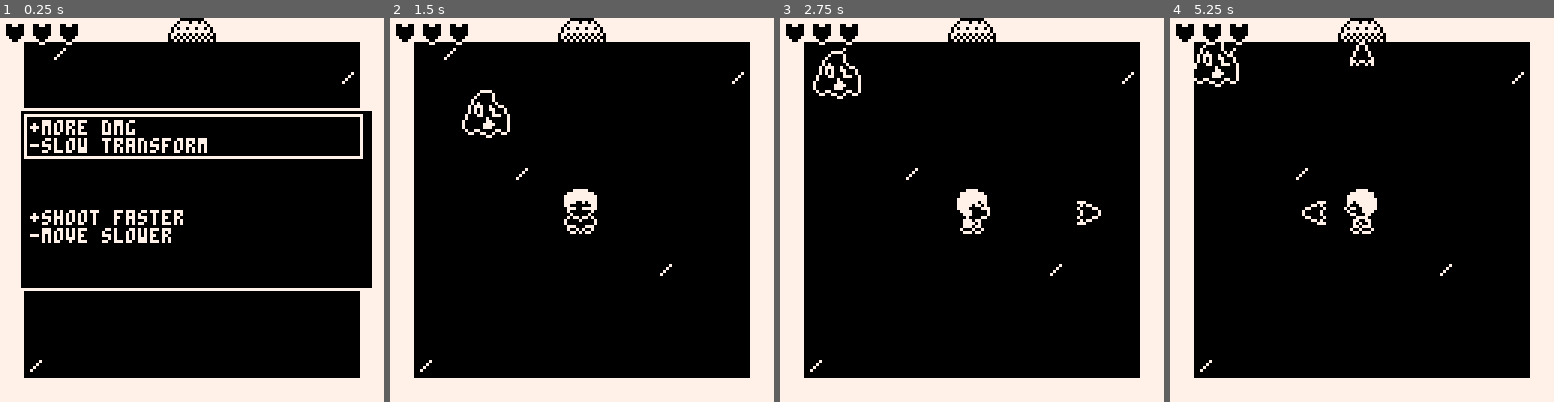
Above: before the commit, frames 1-4 (left to right).
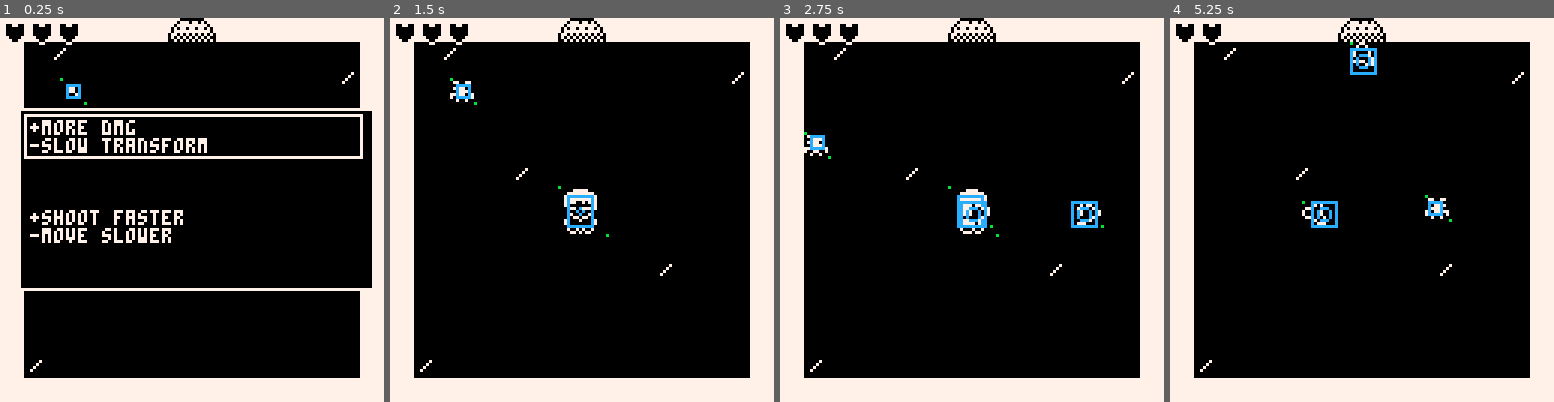
Above: after the commit, the same moments.

Repository: dresseswithpockets/bitjam3
Game: PICO-8 cartridge game.p8
Same seed, same stepped clock (60 frames per second), same inputs: the game is played once before the commit and once after it.
Inputs:
- Up to frame 1 (0.25 s): no input
- Up to frame 2 (1.5 s): tap X (X key) at 0.33, 1.07 s; tap O (Z key) at 0.7 s
- Up to frame 3 (2.75 s): hold Right 1.6-2.1 s; tap O (Z key) at 1.7, 2.1, 2.5 s; tap X (X key) at 1.85 s; hold Up 2.15-2.42 s; hold Right from 2.47 s (still down)
- Up to frame 4 (5.25 s): tap O (Z key) every 0.4 s from 2.9 to 4.9 s; tap X (X key) at 2.97, 4.08, 5.2 s; release Right at 3.03 s; hold Left 3.08-3.58 s; hold Down 3.63-3.97 s; hold Right 4.02-4.68 s; hold Up 4.73-5.03 s; hold Left from 5.08 s (still down)

The runs differ from the first frame. In frame 1, 0.1% of the frame differs, in the area x 15-23%, y 15-23%; in frame 2, 0.9%; in frame 3, 1.4%; in frame 4, 1.9%, in the area x 6-74%, y 1-57%.

Commit message:
refactor seeker

Diff:
--- a/game.p8
+++ b/game.p8
@@ -2,7 +2,7 @@
 version 42
 __lua__
 -- game
-debug=false
+debug=true
 function ply_shoot()
  local bullet=nil
  if ply.form==1 then
@@ -12,12 +12,12 @@
    t_player)
  else
   bullet=b_seeker(
-   v_cpy(ply.pos),
-   vector(ply.sh_x*8,ply.sh_y*8),
-   vector(ply.sh_x,ply.sh_y),
+   v_cpy(ply.c_center),
+   v_cpy(ply.sh_dir),
+   t_player,
+   nil, -- use default lifetime
    ply.near_enemy,
-   spd_seeker,
-   t_player)
+   spd_seeker)
  end
  add(bullets,bullet)
  return bullet
@@ -356,13 +356,12 @@
  local plan=dungeon[floor_idx]
  floor=floor_from_plan(plan)
  room=floor[cell_x][cell_y]
- add(room.enemies,e_walker(vector(2,2)))
- --add(room.enemies,e_jumper(vector(2,2)))
- --add(room.enemies,e_heavy(vector(2,2)))
+ --add(room.enemies,e_walker(vec(20,20)))
+ add(room.enemies,e_jumper(vec(20,20)))
+ --add(room.enemies,e_heavy(vec(2,2)))
 
  ply.upd_coords()
  room.enemies[1].upd_coords()
- room.enemies[1].pos=vec(32,32)
 
  -- todo: do we really want
  --  to present this on startup?
@@ -469,9 +468,6 @@
  end
 
  update_nearest_enemy()
- ply:upd_coords()
- ply:upd_spr()
- --update_ply_spr(key_bits,btn_bits)
  update_shoot()
  update_bullets()
  update_enemies()
@@ -498,8 +494,14 @@
 
  -- anti-cobble if diagonal
  if key_bits!=last_keys_bits and key_bits>4 then
-  ply.pos=v_add(v_flr(ply.pos),v_half)
- end
+  ply.subpos=v_add(v_flr(ply.subpos),v_half)
+ end
+
+ ply.upd_coords()
+ ply.upd_spr()
+ -- todo: do i need to update
+ --  coords post-move or
+ --  pre-move or both?
 
  -- get and clamp camera scroll
  cam_x,cam_y=v_unpck(ply.pos)
@@ -540,6 +542,7 @@
 
 function update_nearest_enemy()
  local min_dist=32767
+ ply.near_enemy=nil
  for e in all(room.enemies) do
   local d=v_dstsq(ply.pos, e.pos)
   if d<min_dist then
@@ -1003,21 +1006,31 @@
 b_hori_lut={true,true,false,false,false,false,false,true,true}
 b_vert_lut={false,false,false,false,false,true,true,true,false}
 
-function b_linear(pos,vel,team,life_time)
+function bullet(pos,
+                vel,
+                c_rad,
+                c_size,
+                s_pos,
+                s_size,
+                team,
+                lifetime,
+                s_lut)
+ -- c_off and c_size are used
+ -- to calcualte the center
  local b=entity(
-  3, --radius
+  c_rad,
   v_zero,
-  vec(8,8),
-  0,24,
-  vec(8,8),
-  b_lut,
+  c_size,
+  s_pos.x,s_pos.y,
+  s_size,
+  s_lut or b_lut,
   b_hori_lut,
   b_vert_lut)
  b.c_active=false
  b.pos=v_sub(v_add(v_flr(pos),v_half),vec(3.5,3.5))
  b.vel=vel
  b.team=team
- b.life_time=life_time
+ b.lifetime=lifetime
  b.rate_mult=1
  b.dmg_mult=1
 
@@ -1044,6 +1057,20 @@
 	 b.flip_x=b.s_hori_lut[angle]
 	 b.flip_y=b.s_vert_lut[angle]
  end
+
+ return b
+end
+
+function b_linear(pos,vel,team,lifetime)
+ local b=bullet(
+  pos,
+  vel,
+  2,
+  vec(8,8),
+  vec(0,24),
+  vec(8,8),
+  team,
+  lifetime)
 
  return b
 end
@@ -1121,30 +1148,65 @@
  end
 end
 
-function b_seeker(tile,tile_frac,dir,target,spd,team,life_time)
- seeker={
-  tile=tile,
-  tile_frac=tile_frac,
-  velocity=v_cpy(v_zero),
-  base_spr=32,
-  spr_size=vector(8,8),
-  dir=dir,
-  spd=spd,
-  use_spr_lut=true,
-  life_time=life_time or 0,
-  -- radians turn spd per frame
-  turn_spd=0.01,
-  target=target,
-  update=b_seeker_update,
-  collides=b_collides,
-  draw=b_draw,
-  nofollow_dist=7.5,
-  radius=1,
-  team=team,
-  rate_mult=4,
-  dmg_mult=4,
- }
- return seeker
+function b_seeker(pos,dir,team,lifetime,target,spd)
+ local b=bullet(
+  pos,
+  v_cpy(v_zero),
+  2,
+  vec(8,8),
+  vec(0,16),
+  vec(8,8),
+  team,
+  lifetime)
+
+ -- overriding base values
+ b.rate_mult=4
+ b.dmg_mult=4
+
+ -- seeker stuff
+ b.nofollow_dist=7.5
+ b.turn_spd=0.01
+ b.dir=dir
+ b.target=target
+ b.spd=spd
+
+ b.update=function()
+	 if b.target then
+	  -- target dir vector
+	  local tdir=v_dir(b.c_center,b.target.c_center)
+	  local dstsqr=v_dstsq(b.c_center,b.target.c_center)
+
+	  -- disable following/seeking
+	  -- once its too close to the
+	  -- target
+	  if dstsqr<b.nofollow_dist*b.nofollow_dist then
+	   b.target=nil
+	  end
+
+	  local perp=v_perp(b.dir)
+	  local d=v_dot(perp,tdir)
+	  if d<0 then
+	   b.dir=v_rot(b.dir,-b.turn_spd)
+	  elseif d>0 then
+	   b.dir=v_rot(b.dir,b.turn_spd)
+	  end
+
+	  perp=v_cpy(b.dir)
+	  local new_d=v_dot(perp,tdir)
+
+	  -- can this be replaced with sgn(d) != sgn(new_d)?
+	  --if d>0 and new_d<0 or d<0 and new_d>0 then
+	  if sgn(d) != sgn(new_d) then
+	   b.dir=v_norm(tdir)
+	  end
+	 end
+
+	 b.vel=v_mul(b.dir,b.spd)
+  b.move()
+	 return true
+ end
+
+ return b
 end
 
 function b_seeker_update(self)
@@ -1584,96 +1646,102 @@
 -->8
 -- enemies
 
+function enemy(pos,
+               c_rad,
+               c_off,
+               c_size,
+               s_pos,
+               s_size,
+               health)
+ local e=entity(
+  c_rad,
+  c_off,
+  c_size,
+  s_pos.x,s_pos.y,
+  s_size,
+  {},
+  {true,false},
+  {})
+ e.pos=pos
+ e.health=health
+
+ e.dmg=function(n)
+  e.health-=n
+ 	return e.health>0
+ end
+
+ return e
+end
+
 function e_walker(pos)
- local self=entity(
+ local e=enemy(
+  pos,
   6,
   vec(1.5,1.5),
   vec(13,13),
-  56,16,
+  vec(56,16),
   vec(16,16),
-  -- s_lut
-  {},
-  -- s_hori_lut
-  {true,false},
-  -- s_vert_lut
-  {})
- self.pos=pos
-
- self.health=50
- self.spd=15/60
-
- function self.update()
-  self.vel=v_mul(
-   v_dir(ply.pos, self.pos),
-   self.spd)
-	 self:move()
-	 if aabb(self,ply) then
+  50) -- health
+
+ e.spd=0.25
+
+ function e.update()
+  e.vel=v_mul(v_dir(ply.pos,e.pos),e.spd)
+	 e.move()
+	 if e.aabb(ply) then
 	  dmg_ply()
 	 end
  end
 
- self.dmg=e_dmg_func(self)
-
- return self
-end
-
-function e_jumper(tile)
- local self={
-  tile=tile,
-  tile_frac=v_cpy(v_zero),
-  velocity=v_cpy(v_zero),
-  -- drawing
+ return e
+end
+
+function e_jumper(pos)
+ local e=enemy(
+  pos,
+  2,
+  vec(2,2),
+  vec(4,4),
   -- spr can be either 5 or 6
-  sx=8*(5+flr(rnd())),sy=0,
-  spr_size=vector(8,8),
-  -- collision
-  radius=2,
-  ox=2,oy=2,
-  w=4,h=4,
-
-  health=30,
-
-  dir=v_cpy(v_zero),
-  jump_spd=128/60,
-  jump_damp=0.96,
-  jump_timer=50,
-  jump_time=50,
-  jump_ply_chance=0.25,
-  jump_perp_chance=0.5,
- }
-
- function self.update()
-  self.jump_timer-=1
-  if self.jump_timer==0 then
-   local pcenter=center(ply)
-   local ecenter=center(self)
+  vec(8*(5+flr(rnd())),0),
+  vec(8,8),
+  30) -- health
+
+ e.dir=v_cpy(v_zero)
+ e.jump_spd=128/60
+ e.jump_damp=0.96
+ e.jump_timer=50
+ e.jump_time=50
+ e.jump_ply_chance=0.25
+ e.jump_perp_chance=0.5
+
+ function e.update()
+  e.jump_timer-=1
+  if e.jump_timer==0 then
    local choice=rnd()
-   local near_ply=check_vdst(ecenter,pcenter)
-   if choice < self.jump_ply_chance and
+   local near_ply=check_vdst(e.c_center,ply.c_center)
+   if choice < e.jump_ply_chance and
       near_ply then
-    self.dir=v_dir(ecenter,pcenter)
-   elseif choice < self.jump_perp_chance and
+    e.dir=v_dir(e.c_center,ply.c_center)
+   elseif choice < e.jump_perp_chance and
       near_ply then
-    local dir=v_perp(v_dir(ecenter,pcenter))
+    local dir=v_perp(v_dir(e.c_center,ply.c_center))
    else
     -- todo: move away from walls
     --  on average
-    self.dir=v_rnd()
+    e.dir=v_rnd()
 	  end
-   self.velocity=v_mul(self.dir,self.jump_spd)
-   self.jump_timer=self.jump_time
+   e.vel=v_mul(e.dir,e.jump_spd)
+   e.jump_timer=e.jump_time
   end
-	 move_ent(self)
-  self.velocity=v_mul(self.velocity,self.jump_damp)
-	 if aabb(self,ply) then
+	 e.move()
+  e.vel=v_mul(e.vel,e.jump_damp)
+	 if e.aabb(ply) then
 	  dmg_ply()
 	 end
  end
 
- self.draw=e_draw_func(self)
- self.dmg=e_dmg_func(self)
-
- return self
+ return e
 end
 
 function e_heavy(tile)
